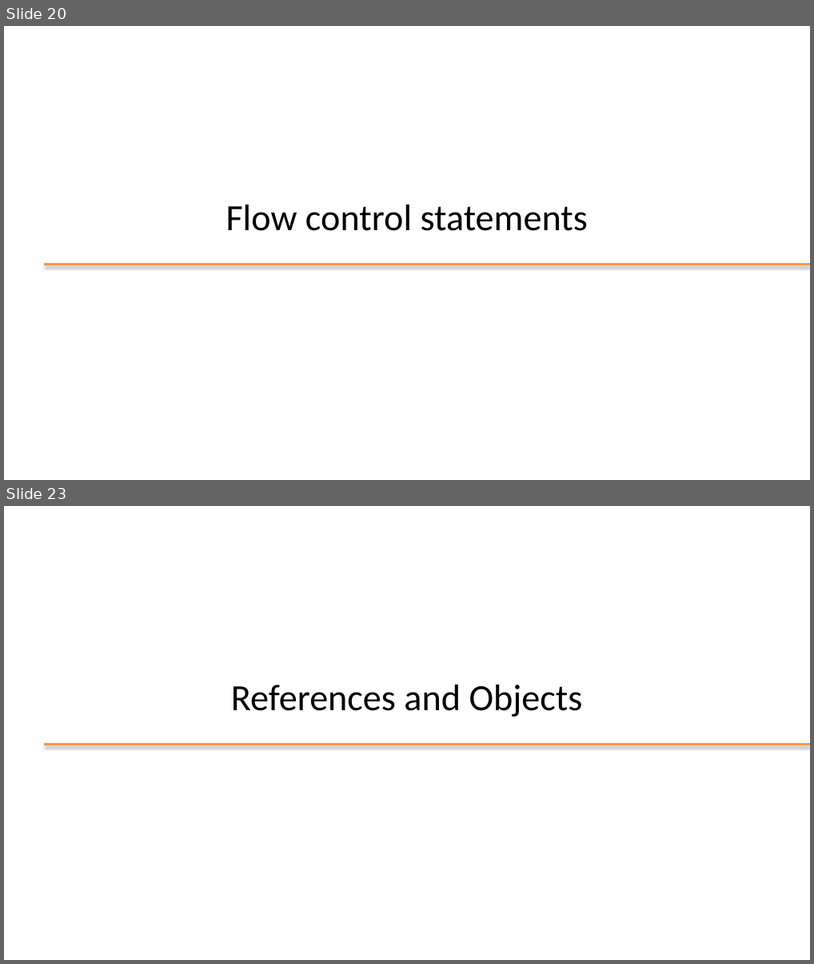
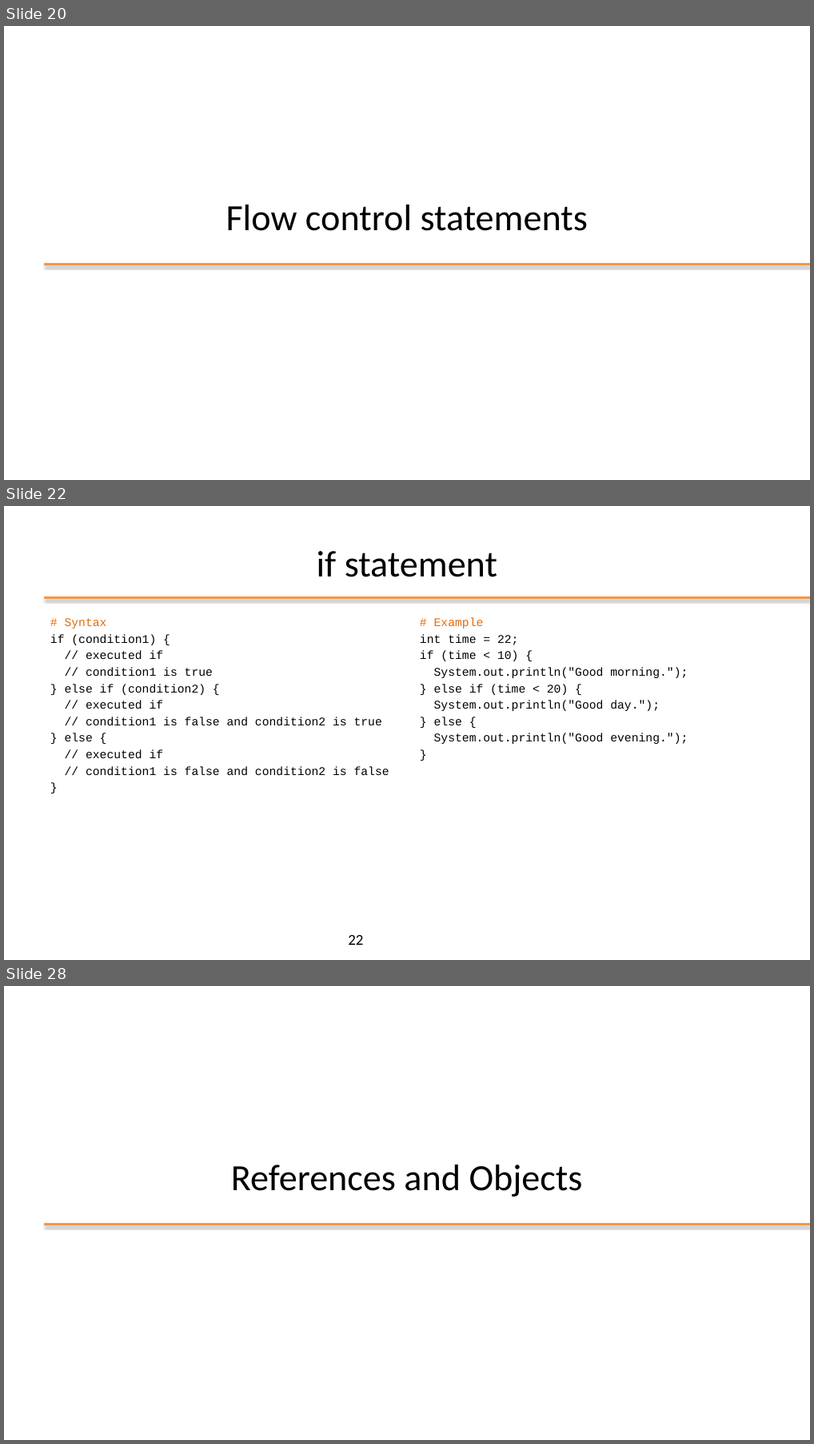
Before and after one commit to plctechnician/ooprogramming, a slide deck: java/slides/ppt/02 - Java Basics.pptx. Shown one above the other, each under a label of ours: slides 20 and 23 before the commit, slides 20, 22 and 28 after it; the slides between them are not shown. The pictures are 814x964 and 814x1444 pixels, drawn with LibreOffice and Linux fonts; fonts in the diff are those of the drawing; background and template pictures are left out. Boxes give left, top, right and bottom in pixels: in the first picture for what was removed or moved away, otherwise in the second. Text is boxed around its words. In the diff, an @@ line names an element or a change of style, - is before the commit and + after.

```diff
--- a/java/slides/ppt/02 - Java Basics.pptx
+++ b/java/slides/ppt/02 - Java Basics.pptx
@@ slide 22 added at [4,506,810,960], background #FFFFFF @@
@@ title added at [317,551,498,577], 44 pt, text #000000 @@
+if statement
@@ line added from (45, 598) to (810, 598), #F79646 3 pt @@
@@ text added at [50,618,390,775], 14 pt, text #000000 @@
+# Syntax
+if (condition1) {
+// executed if
+// condition1 is true
+} else if (condition2) {
+// executed if
+// condition1 is false and condition2 is true
+} else {
+// executed if
+// condition1 is false and condition2 is false
+}
@@ text added at [420,618,688,744], 14 pt, text #000000 @@
+# Example
+int time = 22;
+if (time < 10) {
+System.out.println("Good morning.");
+} else if (time < 20) {
+System.out.println("Good day.");
+} else {
+System.out.println("Good evening.");
+}
@@ page number added at [348,934,363,944], 18 pt, text #000000 @@
+22
@@ what was slide 23 is now slide 28 @@
```
Also in this commit, not shown: 7 slides changed, 5 other slides added, 1 slide removed, 1 other file.
